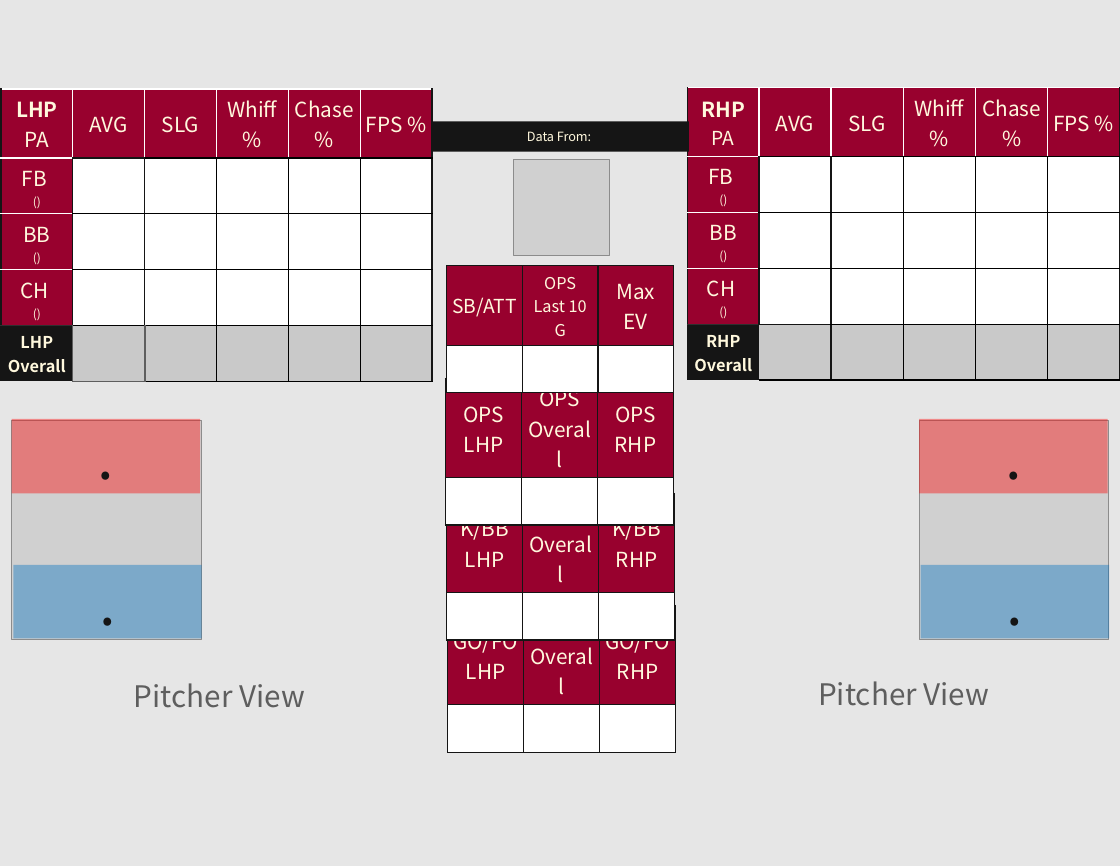
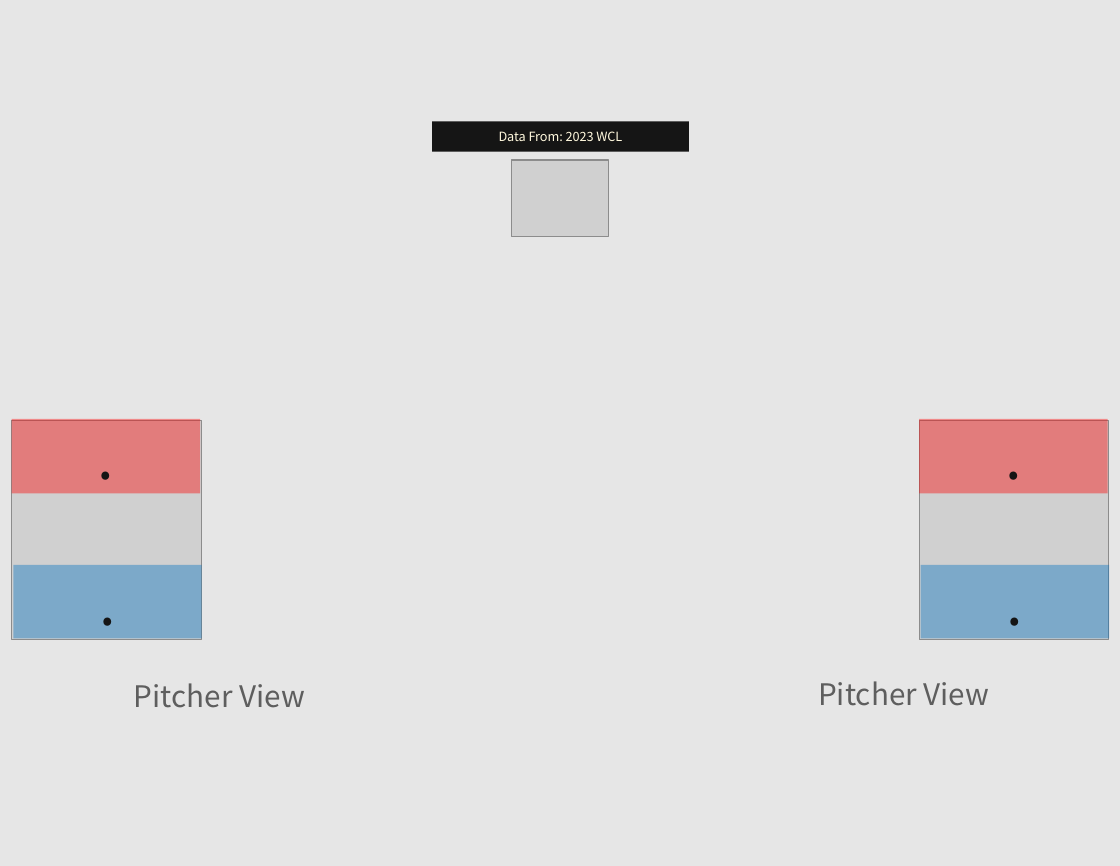
Before and after one commit to bpkerns15/Hitters, a slide deck: slide 1 of Template.pptx. Drawn at 1120x866 pixels with LibreOffice and Linux fonts; fonts in the diff are those of the drawing; grey boxes stand for pictures. Boxes give left, top, right and bottom in pixels: in the first picture for what was removed or moved away, otherwise in the second. Text is boxed around its words. In the diff, an @@ line names an element or a change of style, - is before the commit and + after.

```diff
--- a/Template.pptx
+++ b/Template.pptx
@@ table removed at <box>688,87,1120,375</box>, 5 rows, 6 columns @@
-RHP / PA | AVG | SLG | Whiff % | Chase % | FPS %
-FB / () |  |  |  |  | 
-BB / () |  |  |  |  | 
-CH / () |  |  |  |  | 
-RHP / Overall |  |  |  |  | 
@@ table removed at <box>1,90,430,376</box>, 5 rows, 6 columns @@
-LHP / PA | AVG | SLG | Whiff % | Chase % | FPS %
-FB / () |  |  |  |  | 
-BB / () |  |  |  |  | 
-CH / () |  |  |  |  | 
-LHP / Overall |  |  |  |  | 
@@ text in rectangle at <box>499,131,622,141</box>: text changed @@
-Data From:
+Data From: 2023 WCL
@@ picture: place and size @@
-picture at <box>514,160,610,256</box>
+picture at <box>511,160,608,237</box>
@@ table removed at <box>447,266,674,371</box>, 2 rows, 3 columns @@
-SB/ATT | OPS / Last 10 G | Max EV
- |  | 
@@ table removed at <box>446,379,673,484</box>, 2 rows, 3 columns @@
-OPS / LHP | OPS / Overall | OPS / RHP
- |  | 
@@ table removed at <box>447,493,674,598</box>, 2 rows, 3 columns @@
-K/BB / LHP | K/BB / Overall | K/BB / RHP
- |  | 
@@ table removed at <box>448,605,675,710</box>, 2 rows, 3 columns @@
-GO/FO / LHP | GO/FO / Overall | GO/FO / RHP
- |  | 
```
Also in this commit, not shown: 35 slides added, 10 other files.
